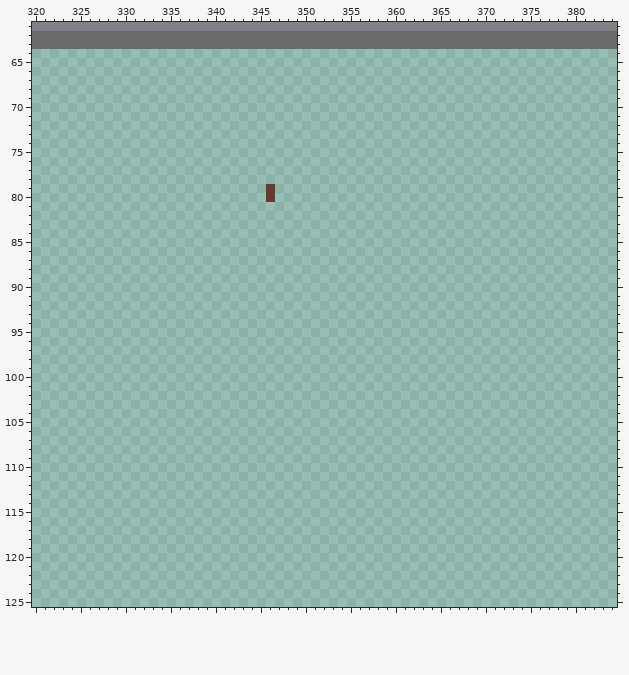
Pixel-art file -- web/assets/ground.aseprite. That is the earlier state.
640x640 pixels, 1 frame. Colours within 5 levels of each other are drawn and written as one. Shown: x 320..384, y 61..125. The commit also changed other parts of the picture, which this record leaves out.
The same view after the edit:
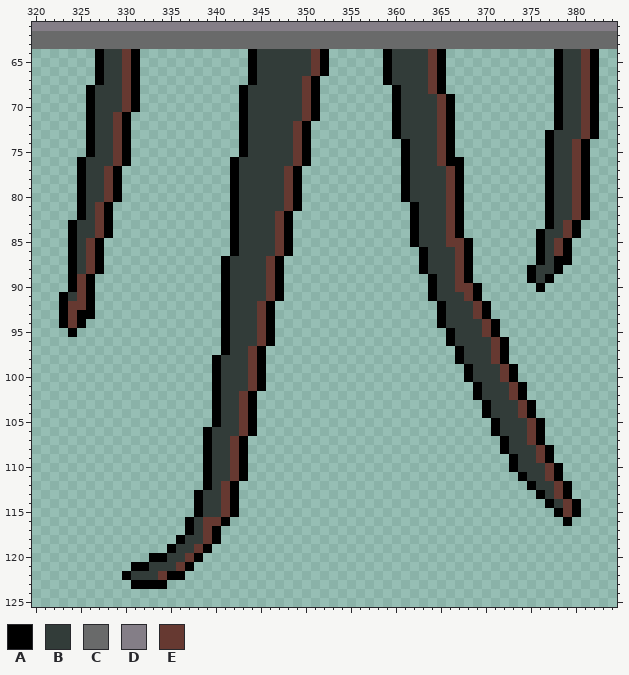
Palette (. is transparent): A #000000  B #323c39  C #696a6a  D #847e87  E #663931
Diff:
Changed rows in their new state; - is an unchanged pixel.
Layer "Tilemap 1":
first column x 323:
 64 ----ABBEA------------ABBBBBBEA------ABBBBEA------------ABBEA
 65 ----ABBEA------------ABBBBBBEA------ABBBBEA------------ABBEA
 66 ----ABBEA------------ABBBBBBEA------ABBBBEA------------ABBEA
 67 ----ABBEA------------ABBBBBEA-------ABBBBEA------------ABBEA
 68 ---ABBBEA-----------ABBBBBBEA--------ABBBEA------------ABBEA
 69 ---ABBBEA-----------ABBBBBBEA--------ABBBBEA-----------ABBEA
 70 ---ABBBEA-----------ABBBBBBEA--------ABBBBEA-----------ABBEA
 71 ---ABBEA------------ABBBBBBEA--------ABBBBEA-----------ABBEA
 72 ---ABBEA------------ABBBBBEA---------ABBBBEA-----------ABBEA
 73 ---ABBEA------------ABBBBBEA---------ABBBBEA----------ABBBEA
 74 ---ABBEA------------ABBBBBEA----------ABBBEA----------ABBEA-
 75 ---ABBEA------------ABBBBBEA----------ABBBEA----------ABBEA-
 76 --ABBBEA-----------ABBBBBBEA----------ABBBEAA---------ABBEA-
 77 --ABBEA------------ABBBBBEA-----------ABBBBEA---------ABBEA-
 78 --ABBEA------------ABBBBBEA-----------ABBBBEA---------ABBEA-
 79 --ABBEA------------ABBBBBEA-----------ABBBBEA---------ABBEA-
 80 --ABBEA------------ABBBBBEA-----------ABBBBEA---------ABBEA-
 81 --ABEA-------------ABBBBBEA------------ABBBEA---------ABBEA-
 82 --ABEA-------------ABBBBEA-------------ABBBEA---------ABBEA-
 83 -ABBEA-------------ABBBBEA-------------ABBBEA---------ABEA--
 84 -ABBEA-------------ABBBBEA-------------ABBBEA--------ABBEA--
 85 -ABEA--------------ABBBBEA-------------ABBBEEA-------ABEA---
 86 -ABEA--------------ABBBBEA--------------ABBBEA-------ABEA---
 87 -ABEA-------------ABBBBEA---------------ABBBEA-------ABAA---
 88 -ABEA-------------ABBBBEA---------------ABBBEA------ABBA----
 89 -AEA--------------ABBBBEA----------------ABBEA------ABA-----
 90 -AEA--------------ABBBBEA----------------ABBEEA------A------
 91 ABEA--------------ABBBBEA----------------ABBBEA-------------
 92 AEEA--------------ABBBEA------------------ABBBEA------------
 93 AEAA--------------ABBBEA------------------ABBBEA------------
 94 AEA---------------ABBBEA------------------ABBBBEA-----------
 95 -A----------------ABBBEA-------------------ABBBEA-----------
 96 ------------------ABBBEA-------------------ABBBBEA----------
 97 ------------------ABBEA---------------------ABBBEA----------
 98 -----------------ABBBEA---------------------ABBBEA----------
 99 -----------------ABBBEA----------------------ABBBEA---------
100 -----------------ABBBEA----------------------ABBBEA---------
101 -----------------ABBBEA-----------------------ABBBEA--------
102 -----------------ABBEA------------------------ABBBEA--------
103 -----------------ABBEA-------------------------ABBBEA-------
104 -----------------ABBEA-------------------------ABBBEA-------
105 -----------------ABBEA--------------------------ABBBEA------
106 ----------------ABBBEA--------------------------ABBBEA------
107 ----------------ABBEA----------------------------ABBEA------
108 ----------------ABBEA----------------------------ABBBEA-----
109 ----------------ABBEA-----------------------------ABBEA-----
110 ----------------ABBEA-----------------------------ABBBEA----
111 ----------------ABBEA------------------------------ABBEA----
112 ----------------ABEA--------------------------------ABBEA---
113 ---------------ABBEA---------------------------------ABEA---
114 ---------------ABBEA----------------------------------ABEA--
115 ---------------ABBEA-----------------------------------AEA--
116 --------------ABEEA-------------------------------------A---
117 --------------ABEA------------------------------------------
118 -------------ABBEA------------------------------------------
119 ------------ABBEA-------------------------------------------
120 ----------AABBEA--------------------------------------------
121 --------AABBBEA---------------------------------------------
122 -------ABBBEAA----------------------------------------------
123 --------AAAA------------------------------------------------
Pixel boxes of the changes (left, top, right, bottom) in both pictures:
changed: (59, 49, 329, 589)
added: (383, 49, 599, 526)
